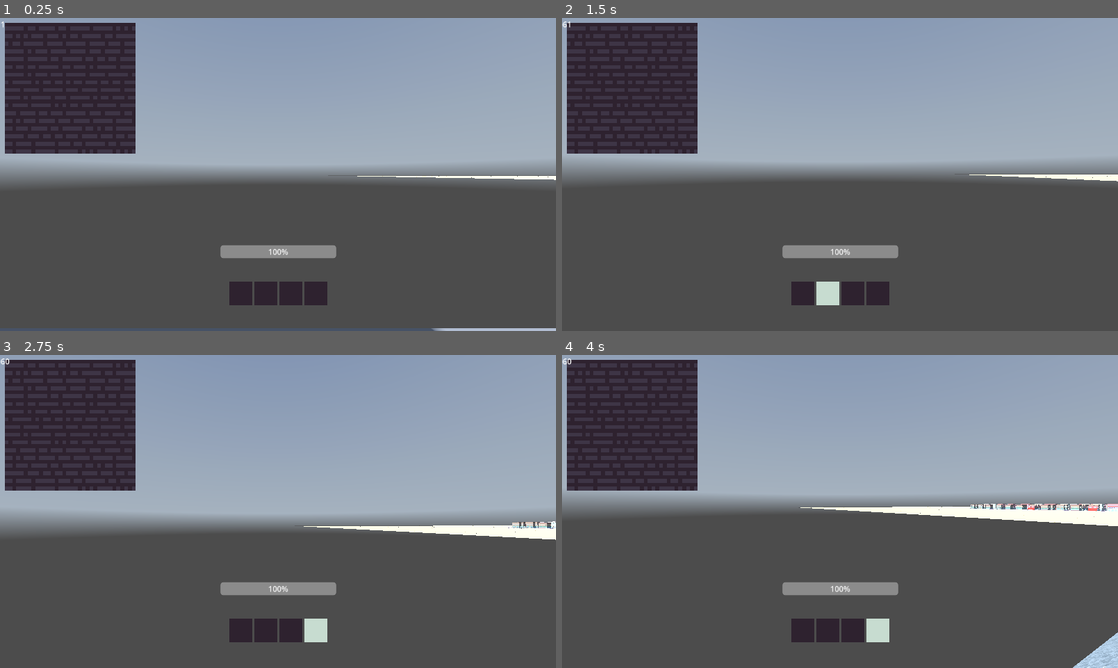
Above: before the commit, frames 1-4 (two rows, left to right).
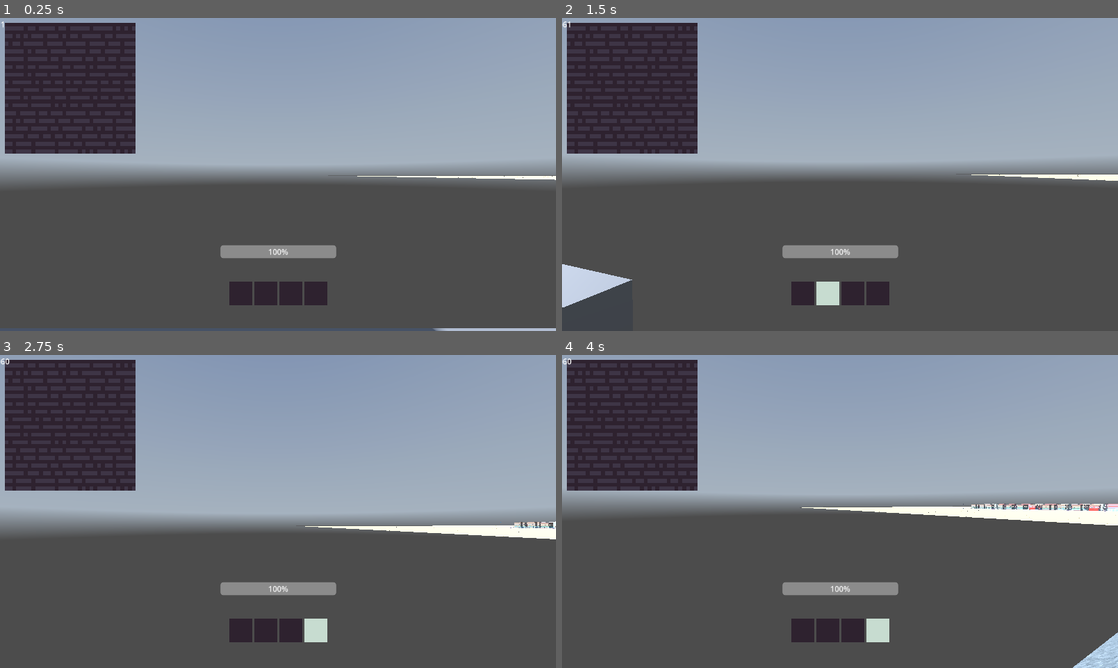
Above: after the commit, the same moments.

Repository: JustinDodemaide/hobo
Game: Godot game, scene res://SceneHandler/SceneHandler.tscn
The game is run twice, just before and just after one commit, with the same random seed, the same clock (stepped at 60 frames per second) and the same inputs. The engine's default icon, where the game draws it, is replaced by a stand-in: a white triangle on a blue panel in a dark square. A sky picture missing from this copy of the repository is replaced by a grey-blue gradient.
Inputs (mouse positions are in pixels of both pictures, inside the frame that each line leads up to):
- Up to frame 1 (0.25 s): no input
- Up to frame 2 (1.5 s): tap Enter (ui_accept) at 0.5, 0.77 s; move the mouse to (867, 174) at 0.52 s; hold 1 (1) 0.53-1.28 s; tap 2 (2) at 0.8, 1.35 s; move the mouse to (812, 174) at 1.27 s
- Up to frame 3 (2.75 s): tap Enter (ui_accept) at 1.52 s; tap 3 (3) at 1.55 s; move the mouse to (289, 505) at 2.02 s; hold 3 (3) from 2.03 s (still down); tap 4 (4) at 2.3 s
- Up to frame 4 (4 s): move the mouse to (834, 517) at 2.77 s; release 3 (3) at 2.78 s; tap 4 (4) at 2.85 s; tap Enter (ui_accept) at 3.02, 3.77 s; tap A (A) at 3.05, 3.6 s; move the mouse to (878, 514) at 3.52 s; tap D (D) at 3.8 s

The runs differ from the first frame. In frame 1, less than 0.1% of the frame differs, in the area x 68-100%, y 50-100%; in frame 2, 0.9%, in the area x 0-100%, y 50-93%; in frame 3, 0.1%; in frame 4, 0.4%.

Commit message:
Train state consts

Diff:
--- a/Levels/GridTown/Level_GridTown.tscn
+++ b/Levels/GridTown/Level_GridTown.tscn
@@ -22,8 +22,9 @@
 auto_exposure_enabled = true
 dof_blur_far_distance = 20.0
 
-[node name="Level" type="Node3D"]
+[node name="Level" type="Node3D" node_paths=PackedStringArray("ui")]
 script = ExtResource("1_v3144")
+ui = NodePath("CanvasLayer")
 
 [node name="LevelGen" parent="." instance=ExtResource("2_gvxhc")]
 
@@ -44,3 +45,10 @@
 [node name="Water" parent="." instance=ExtResource("5_kfcjh")]
 transform = Transform3D(85, 0, 0, 0, 1, 0, 0, 0, 85, 42.5, 3.5, 43)
 visible = false
+
+[node name="CanvasLayer" type="CanvasLayer" parent="."]
+
+[node name="TextureProgressBar" type="TextureProgressBar" parent="CanvasLayer"]
+offset_right = 40.0
+offset_bottom = 40.0
+fill_mode = 4
--- a/Levels/Level.gd
+++ b/Levels/Level.gd
@@ -1,7 +1,7 @@
 extends Node3D
 class_name Level
 
-@export var path:Path3D
+@export var ui:CanvasLayer
 var car:TrainCar
 
 func _ready() -> void:
--- a/Tracks/Tracks.gd
+++ b/Tracks/Tracks.gd
@@ -1,24 +1,27 @@
 extends Node3D
 
 var checking_players:bool
+const START_TIME:float = 20
+const STOP_TIME:float = 100
+const LEAVING_TIME:float = 20
 
 func start():
 	Global.scene_handler.train_car.global_position = $Train.get_node("CarMarker").global_position
 	Global.scene_handler.train_car.reparent($Train)
 	var tween = create_tween()
 	tween.finished.connect(stopped_at_station)
-	tween.tween_property($Train,"position",$Middle.position,10).set_trans(Tween.TRANS_QUAD)
+	tween.tween_property($Train,"position",$Middle.position, START_TIME).set_trans(Tween.TRANS_QUAD)
 
 func stopped_at_station():
 	Global.scene_handler.train_car.open_door()
 	var tween = create_tween()
 	tween.finished.connect(leaving)
-	tween.tween_interval(25)
+	tween.tween_interval(STOP_TIME)
 
 func leaving():
 	var tween = create_tween()
 	tween.finished.connect(complete)
-	tween.tween_property($Train,"position",$End.position,10).set_trans(Tween.TRANS_QUAD)
+	tween.tween_property($Train,"position",$End.position, LEAVING_TIME).set_trans(Tween.TRANS_QUAD)
 
 func complete():
 	Global.scene_handler.transition("BetweenStops")
--- a/Train/TrainCar/TrainCar.tscn
+++ b/Train/TrainCar/TrainCar.tscn
@@ -12,7 +12,7 @@
 size = Vector2(4, 4)
 
 [sub_resource type="BoxShape3D" id="BoxShape3D_gnct0"]
-size = Vector3(8, 2, 4)
+size = Vector3(8, 4, 4)
 
 [node name="TrainCar" type="Node3D"]
 script = ExtResource("1_my22d")
@@ -37,7 +37,7 @@
 transform = Transform3D(1, 0, 0, 0, 1, 0, 0, 0, 1, 0, 1, 0)
 
 [node name="Area3D" type="Area3D" parent="."]
-transform = Transform3D(1, 0, 0, 0, 1, 0, 0, 0, 1, 0, 1.1, 0)
+transform = Transform3D(1, 0, 0, 0, 1, 0, 0, 0, 1, 0, 2, 0)
 collision_layer = 6
 collision_mask = 6
 monitorable = false
